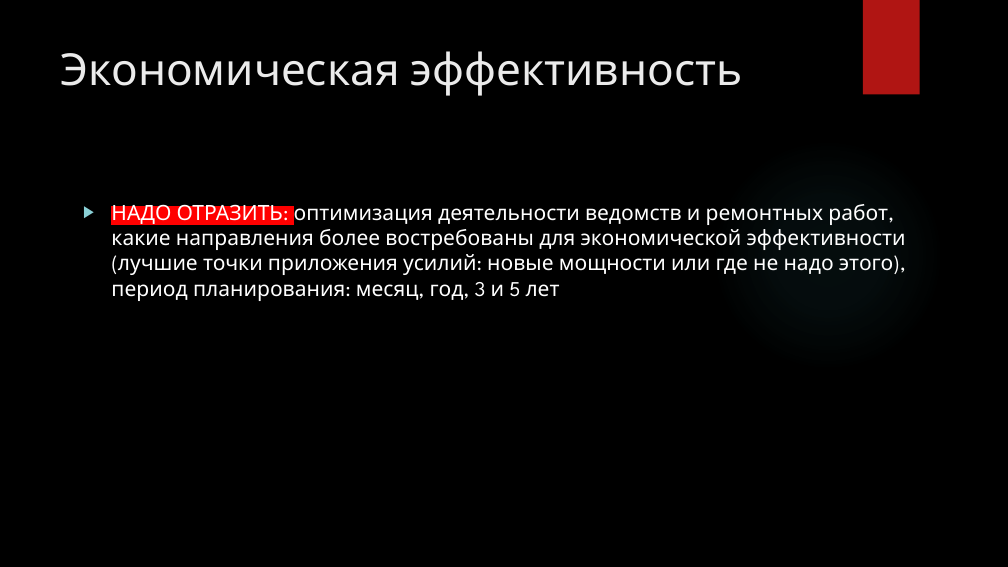
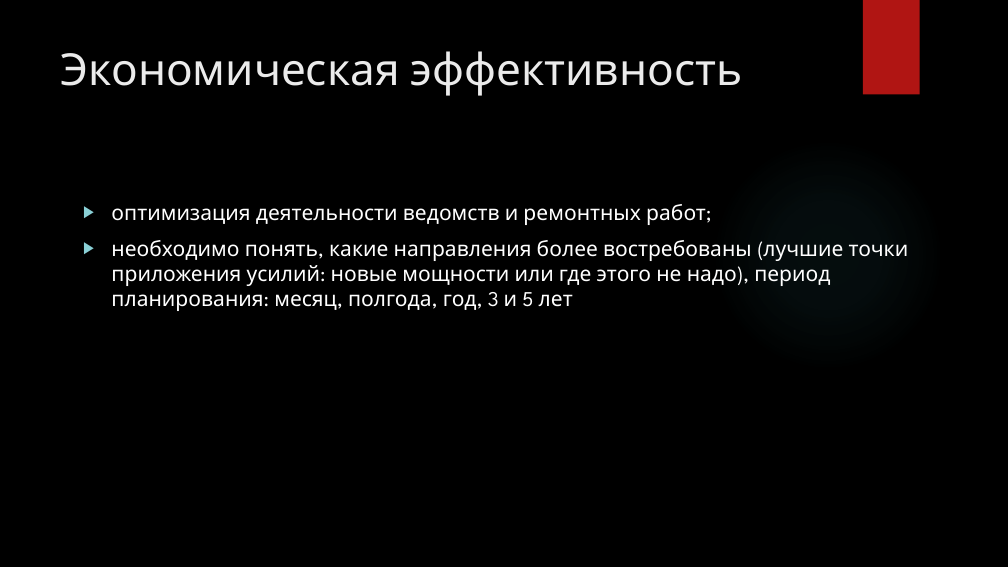
Before and after one commit to dsfnag/dst-off_final, a slide deck: slide 8 of DST-OFF-draft_MINENERGO.pptx. Drawn at 1008x567 pixels with LibreOffice and Linux fonts; fonts in the diff are those of the drawing; background and template pictures are left out. Boxes give left, top, right and bottom in pixels: in the first picture for what was removed or moved away, otherwise in the second. Text is boxed around its words. In the diff, an @@ line names an element or a change of style, - is before the commit and + after.

```diff
--- a/DST-OFF-draft_MINENERGO.pptx
+++ b/DST-OFF-draft_MINENERGO.pptx
@@ text at (111,204,909,311): text changed @@
-▶ НАДО ОТРАЗИТЬ: оптимизация деятельности ведомств и ремонтных работ, какие направления более востребованы для экономической эффективности (лучшие точки приложения усилий: новые мощности или где не надо этого), период планирования: месяц, год, 3 и 5 лет
+▶ оптимизация деятельности ведомств и ремонтных работ;
+▶ необходимо понять, какие направления более востребованы (лучшие точки приложения усилий: новые мощности или где этого не надо), период планирования: месяц, полгода, год, 3 и 5 лет
```
Also in this commit, not shown: 5 other slides changed, 2 slides added, 2 slides removed, 2 other files.
